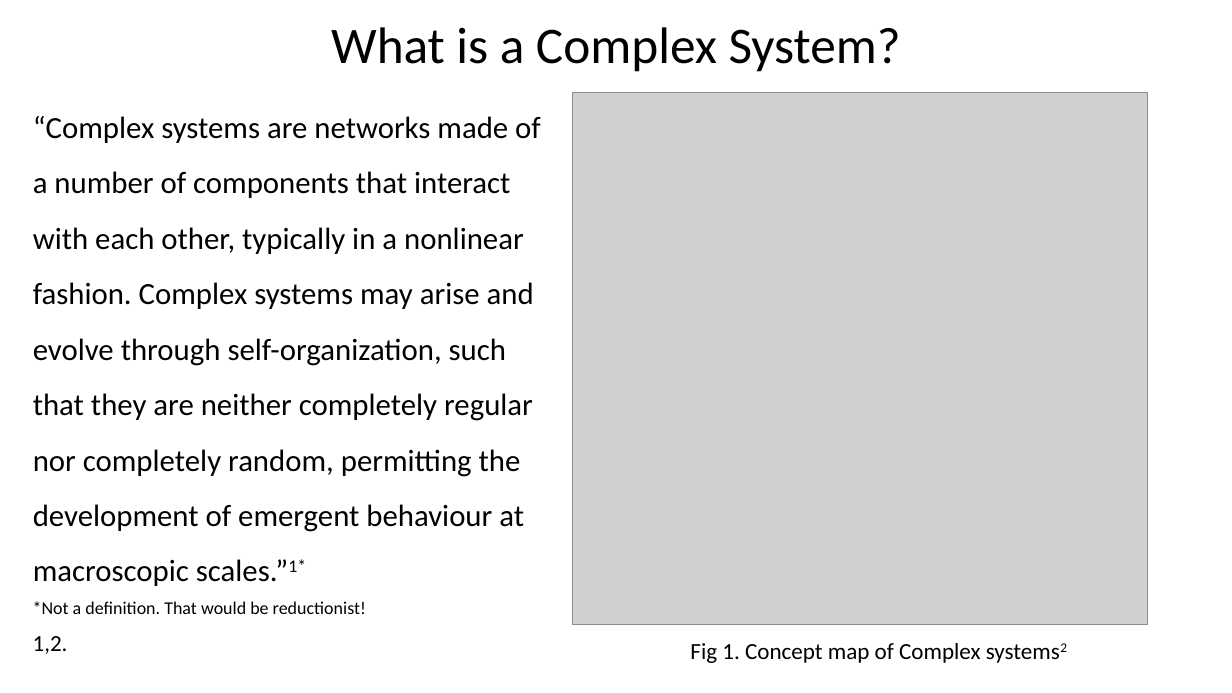
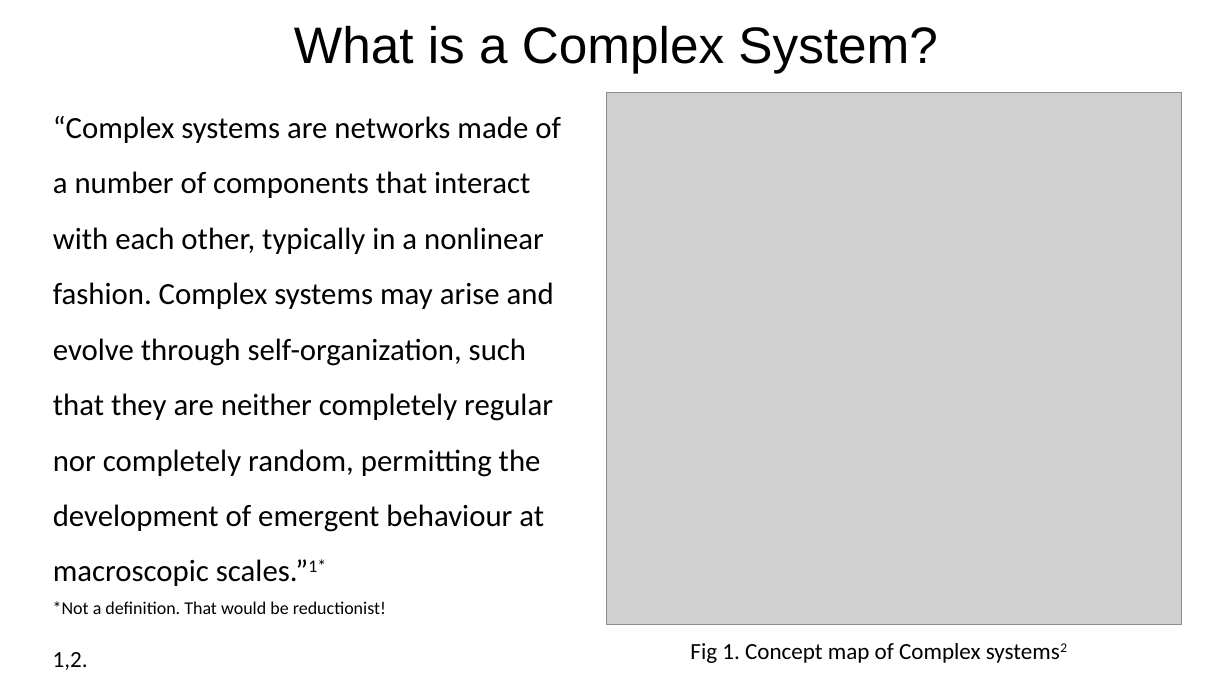
Before and after one commit to VenkiPhy6/seminar-thirdsem, a slide deck: slide 4 of A Primer to Complex Diseases.pptx. Drawn at 1232x693 pixels with LibreOffice and Linux fonts; fonts in the diff are those of the drawing; grey boxes stand for pictures. Boxes give left, top, right and bottom in pixels: in the first picture for what was removed or moved away, otherwise in the second. Text is boxed around its words. In the diff, an @@ line names an element or a change of style, - is before the commit and + after.

```diff
--- a/A Primer to Complex Diseases.pptx
+++ b/A Primer to Complex Diseases.pptx
@@ title "What is a Complex System?" at box(294, 25, 938, 73): font Calibri to Arial @@
@@ text "“Complex systems are networks made ...": place and size @@
-text "“Complex systems are networks made ..." at box(33, 116, 541, 586)
+text "“Complex systems are networks made ..." at box(53, 116, 561, 586)
@@ text "“Complex systems are networks made ..." at box(53, 116, 561, 586): more space between paragraphs @@
@@ picture: place and size @@
-picture at box(573, 92, 1148, 625)
+picture at box(607, 92, 1182, 625)
@@ text "*Not a definition. That would ...": place and size @@
-text "*Not a definition. That would ..." at box(33, 601, 366, 614)
+text "*Not a definition. That would ..." at box(53, 601, 386, 614)
@@ text "1,2.": place and size @@
-text "1,2." at box(33, 636, 68, 654)
+text "1,2." at box(53, 652, 88, 670)
```
Also in this commit, not shown: 7 other slides changed, 10 slides added, 2 slides removed, 8 other files.
